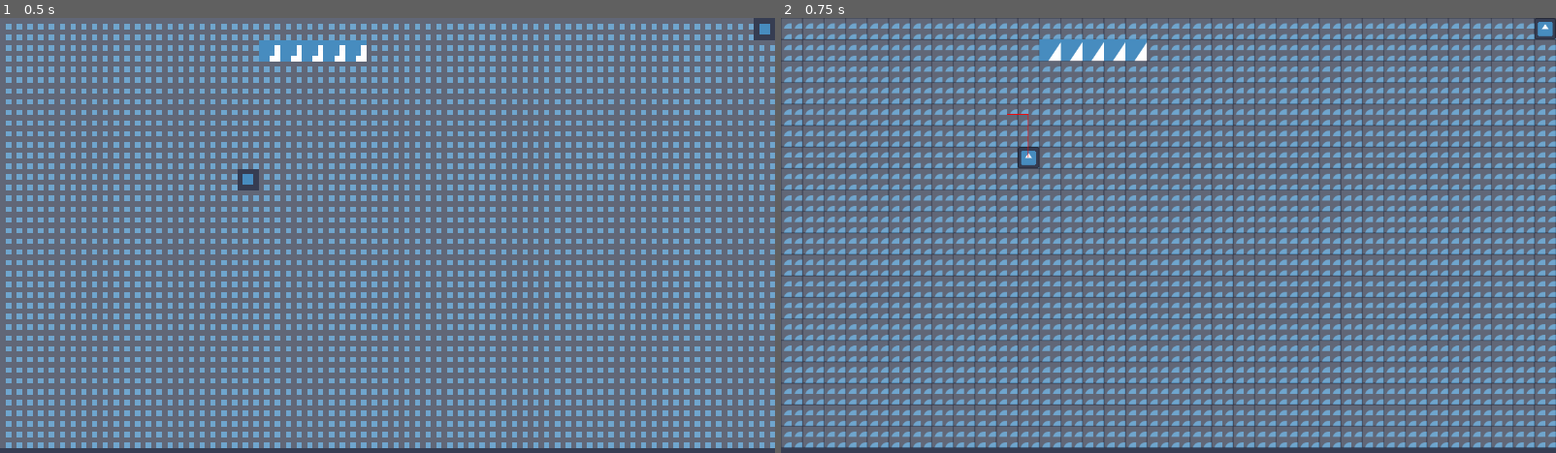
Above: before the commit, frames 1-2 (left to right).
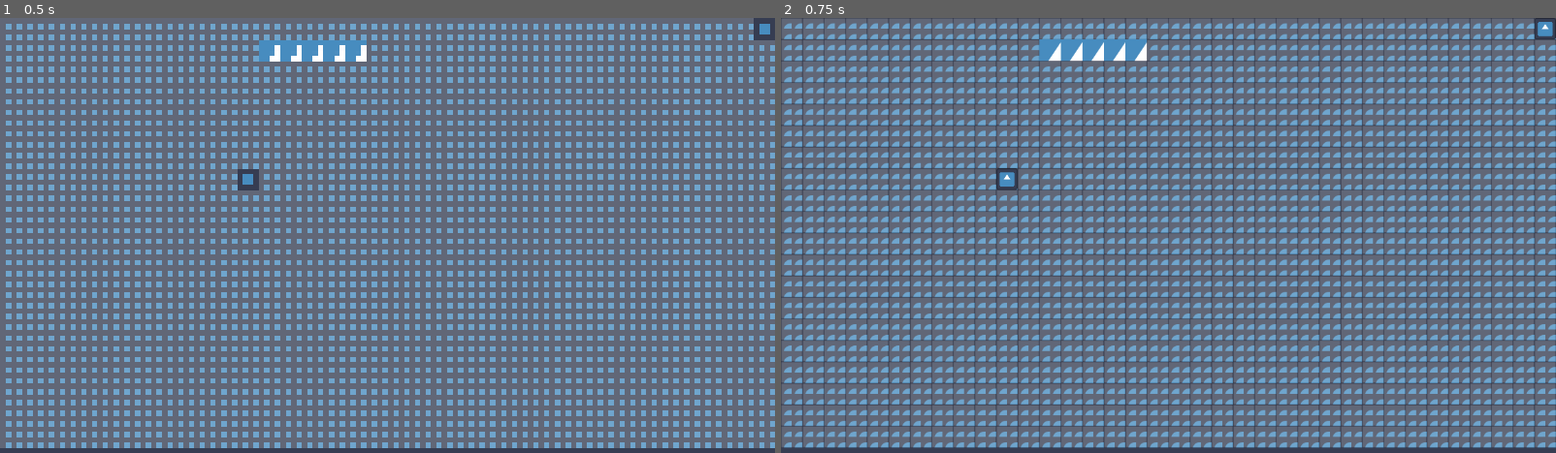
Above: after the commit, the same moments.

Repository: nexcoyocoatl/Projeto_Die_Hard
Game: Godot game, scene res://game.tscn
Same seed, same stepped clock (60 frames per second), same inputs: the game is played once before the commit and once after it. The engine's default icon, where the game draws it, is replaced by a stand-in: a white triangle on a blue panel in a dark square.
Inputs:
- Up to frame 1 (0.5 s): no input
- Up to frame 2 (0.75 s): tap Enter at 0.5 s; hold Right (player_move_right) from 0.53 s (still down)

Frame 1 is identical in both runs. In frame 2, 0.3% of the frame differs, in the area x 27-34%, y 22-40%.
Error in both runs: Trying to assign value of type 'Nil' to a variable of type 'Vector2'. (res://player.gd:19)

Commit message:
Revert "patrulhamento por waypoints"
This reverts commit 3d6ed0ebfd1cb7eb71bd47215c190be2b2249e12.

Diff:
--- a/game.tscn
+++ b/game.tscn
@@ -126,7 +126,7 @@
 
 [sub_resource type="Curve2D" id="Curve2D_fc0e3"]
 _data = {
-"points": PackedVector2Array(0, 0, 0, 0, 336, 16, 0, 0, 0, 0, 592, 16, 0, 0, 0, 0, 592, 144, 0, 0, 0, 0, 336, 144, 0, 0, 0, 0, 336, 16)
+"points": PackedVector2Array(0, 0, 0, 0, 176, 144, 0, 0, 0, 0, 592, 144, 0, 0, 0, 0, 592, 240, 0, 0, 0, 0, 176, 240, 0, 0, 0, 0, 176, 144)
 }
 point_count = 5
 
@@ -145,13 +145,12 @@
 [node name="Player" parent="." instance=ExtResource("2_feb5d")]
 position = Vector2(1136, 16)
 
-[node name="Npc" parent="." node_paths=PackedStringArray("_tilemap_layer", "_player", "_line_path", "_path") instance=ExtResource("4_fc0e3")]
+[node name="Npc" parent="." node_paths=PackedStringArray("tilemap_layer", "player", "line_path", "path") instance=ExtResource("4_fc0e3")]
 position = Vector2(368, 240)
-_tilemap_layer = NodePath("../TileMapLogico")
-_player = NodePath("../Player")
-_line_path = NodePath("../Line2D")
-_path = NodePath("../Path1")
-_mode = 0
+tilemap_layer = NodePath("../TileMapLogico")
+player = NodePath("../Player")
+line_path = NodePath("../Line2D")
+path = NodePath("../Path1")
 
 [node name="Path1" type="Path2D" parent="."]
 curve = SubResource("Curve2D_fc0e3")
--- a/npc.gd
+++ b/npc.gd
@@ -5,115 +5,110 @@
 	FOLLOW
 }
 
-@export var _tilemap_layer : TileMapLayer = null
-@export var _player : CharacterBody2D = null
-@export var _line_path : Line2D = null
-@export var _tween_speed : float = 0.2
-@export var _path : Path2D = null
-@export var _mode : Mode = Mode.FOLLOW
+@export var tilemap_layer : TileMapLayer = null
+@export var player : CharacterBody2D = null
+@export var line_path : Line2D = null
+@export var tween_speed : float = 0.2
+@export var path : Path2D = null
+@export var mode : Mode = Mode.FOLLOW
 
-var _pathfinding_grid : AStarGrid2D = AStarGrid2D.new()
-var _patrol_path : Array[Vector2i] = []
-var _target_point : int = -1
+var pathfinding_grid : AStarGrid2D = AStarGrid2D.new()
+var patrol_path : Array = []
+var current_index : int
 
 func _ready() -> void:
-	_line_path.global_position = Vector2(GlobalVariables.TILE_SIZE/2.0, GlobalVariables.TILE_SIZE/2.0)
-	_pathfinding_grid.region = _tilemap_layer.get_used_rect()
-	_pathfinding_grid.cell_size = Vector2(GlobalVariables.TILE_SIZE, GlobalVariables.TILE_SIZE)
-	_pathfinding_grid.diagonal_mode = AStarGrid2D.DIAGONAL_MODE_NEVER
-	_pathfinding_grid.update()
+	# TODO: definir tiles navegaveis ao inves dos tiles sólidos
+	line_path.global_position = Vector2(GlobalVariables.TILE_SIZE/2.0, GlobalVariables.TILE_SIZE/2.0)
+	pathfinding_grid.region = tilemap_layer.get_used_rect()
+	pathfinding_grid.cell_size = Vector2(GlobalVariables.TILE_SIZE, GlobalVariables.TILE_SIZE)
+	pathfinding_grid.diagonal_mode = AStarGrid2D.DIAGONAL_MODE_NEVER
+	pathfinding_grid.update()
+	if mode == Mode.PATROL:
+		_generate_patrol_path()
+		var current_position: Vector2i = (global_position / GlobalVariables.TILE_SIZE).floor()
+		current_index = find_closest_path_point(current_position)
 
-	for cell in _tilemap_layer.get_used_cells():
-		var is_solid : bool = _tilemap_layer.get_cell_tile_data(cell).get_collision_polygons_count(0) > 0
-		_pathfinding_grid.set_point_solid(cell, is_solid)
+	for cell in tilemap_layer.get_used_cells():
+		var is_solid : bool = tilemap_layer.get_cell_tile_data(cell).get_collision_polygons_count(0) > 0
+		pathfinding_grid.set_point_solid(cell, is_solid)
 
-func _generate_patrol_path(path : Path2D) -> Array[Vector2i]:
-	var patrol_path : Array[Vector2i] = []
-	for idx in range(path.curve.point_count):
-		var global_point : Vector2 = path.curve.get_point_position(idx)
-		var logical_point : Vector2i = (global_point / GlobalVariables.TILE_SIZE).floor()
-		patrol_path.append(logical_point)
-	if patrol_path[0] == patrol_path[patrol_path.size() - 1]: # remove ponto repetido do final
-		patrol_path.pop_back()
-	return patrol_path
+func _generate_patrol_path() -> void:
+	patrol_path.clear()
+	var length: float = path.curve.get_baked_length()
+	var dist: float = 0.0
+
+	while dist < length:
+		var local_point: Vector2 = path.curve.sample_baked(dist)
+		var global_point: Vector2 = path.to_global(local_point)
+		var cell: Vector2i = (global_point / GlobalVariables.TILE_SIZE).floor()
+		patrol_path.append(cell)
+		dist += GlobalVariables.TILE_SIZE
+
+	# garante que o último ponto seja o final da curva
+	if dist < length + GlobalVariables.TILE_SIZE:
+		var local_point: Vector2 = path.curve.sample_baked(dist)
+		var global_point: Vector2 = path.to_global(local_point)
+		var cell: Vector2i = (global_point / GlobalVariables.TILE_SIZE).floor()
+		patrol_path.append(cell)
 
 func receive_points():
-	if _mode == Mode.FOLLOW:
-		_target_point = -1
+	if mode == Mode.FOLLOW:
 		follow_player()
-	elif _mode == Mode.PATROL:
-		if _patrol_path.is_empty():
-			_patrol_path = _generate_patrol_path(_path)
+	elif mode == Mode.PATROL:
+		if patrol_path.is_empty(): _generate_patrol_path()
+		var current_position: Vector2i = (global_position / GlobalVariables.TILE_SIZE).floor()
+		current_index = find_closest_path_point(current_position)
 		patrol()
 
-func find_closest_path_point(given_position : Vector2i, patrol_path : Array[Vector2i]) -> int:
+func find_closest_path_point(given_position : Vector2i) -> int:
 	var closest_index: int = 0
 	var min_dist: float = INF
 	for i in range(patrol_path.size()):
-		var dist = given_position.distance_to(patrol_path[i])
+		var dist = given_position.distance_to(Vector2(patrol_path[i]))
 		if dist < min_dist:
 			min_dist = dist
 			closest_index = i
 	return closest_index
 
 func patrol() -> void:
-	if _patrol_path.is_empty():
+	if patrol_path.is_empty():
 		move_finished()
 		return
+	var current_position: Vector2i = (global_position / GlobalVariables.TILE_SIZE).floor()
+	# se npc ainda não está no caminho de patrulha, vai até ele
+	if patrol_path.count(current_position) == 0:
+		current_index = find_closest_path_point(current_position)
+		go_towards_position(current_position, patrol_path[current_index])
+		return
+	# chegou no caminho de patrulha, segue de onde está
+	if current_index == patrol_path.size() - 1: current_index = 1
+	else: current_index = (current_index + 1) % patrol_path.size()
+	var target: Vector2 = Vector2(patrol_path[current_index]) * GlobalVariables.TILE_SIZE + Vector2(GlobalVariables.TILE_SIZE/2.0, GlobalVariables.TILE_SIZE/2.0)
+	var tween = get_tree().create_tween()
+	tween.tween_property(self, "global_position", target, tween_speed).set_trans(Tween.TRANS_SINE)
+	tween.tween_callback(move_finished)
 
+func follow_player():
 	var current_position : Vector2i = (global_position / GlobalVariables.TILE_SIZE).floor()
-	var has_target : bool = _target_point != -1
-	if has_target:
-		if current_position ==  _patrol_path[_target_point]: # se tem target e está nele, pega o próximo
-			_target_point = (_target_point + 1) % _patrol_path.size()
-		go_towards_position(current_position, _patrol_path[_target_point])
-		return
-
-	# senão, busca target e vai até ele
-	var closest_point_idx : int = find_closest_path_point(current_position, _patrol_path)
-	var after_closest_point_idx : int = (closest_point_idx + 1) % _patrol_path.size()
-	var closest_point : Vector2i = _patrol_path[closest_point_idx]
-	var after_closest_point : Vector2i = _patrol_path[after_closest_point_idx]
-
-	var is_between_x : bool = (
-		(current_position.x > closest_point.x and current_position.x < after_closest_point.x)
-		or
-		(current_position.x < closest_point.x and current_position.x > after_closest_point.x)
-	)
-
-	var is_between_y : bool = (
-		(current_position.y > closest_point.y and current_position.y < after_closest_point.y)
-		or
-		(current_position.y < closest_point.y and current_position.y > after_closest_point.y)
-	)
-
-	if is_between_x or is_between_y or current_position == closest_point: _target_point = after_closest_point_idx
-	else: _target_point = closest_point_idx
-
-	go_towards_position(current_position, _patrol_path[_target_point])
-
-func follow_player() -> void:
-	var current_position : Vector2i = (global_position / GlobalVariables.TILE_SIZE).floor()
-	var player_position : Vector2i = (_player.global_position / GlobalVariables.TILE_SIZE).floor()
-	# se _player estiver fora do tilemap
-	if not _pathfinding_grid.region.has_point(Vector2i(player_position)):
+	var player_position : Vector2i = (player.global_position / GlobalVariables.TILE_SIZE).floor()
+	# se player estiver fora do tilemap
+	if not pathfinding_grid.region.has_point(Vector2i(player_position)):
 		move_finished()
 		return
 	go_towards_position(current_position, player_position)
 
 func go_towards_position(from_position: Vector2i, to_position : Vector2i) -> void:
-	var path_to_position : PackedVector2Array = _pathfinding_grid.get_point_path(from_position, to_position)
-	_line_path.points = path_to_position
+	var path_to_position = pathfinding_grid.get_point_path(from_position, to_position)
+	line_path.points = path_to_position
 	if path_to_position.size() <= 1: # vazio ou só tem o tile do proprio npc
 		move_finished()
 		return
 	path_to_position.remove_at(0)
 	var next_position : Vector2 = path_to_position[0] + Vector2(GlobalVariables.TILE_SIZE/2.0, GlobalVariables.TILE_SIZE/2.0)
 	var tween = create_tween()
-	tween.tween_property(self, "global_position", next_position, _tween_speed).set_trans(Tween.TRANS_SINE)
-	_line_path.points = path_to_position
+	tween.tween_property(self, "global_position", next_position, tween_speed).set_trans(Tween.TRANS_SINE)
+	line_path.points = path_to_position
 	tween.tween_callback(move_finished)
 
 func move_finished() -> void:
-	assert(get_tree().has_group("Game"))
 	get_tree().call_group("Game", "child_done_confirmation")
